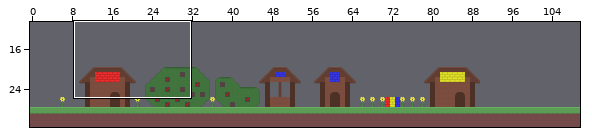
Tiled map, stored at Color Quest/Color Quest/assets/TileMaps/Tutorial.tmx. Above, an overview of the earlier version with the close-up marked.
Close-up. Before the edit:
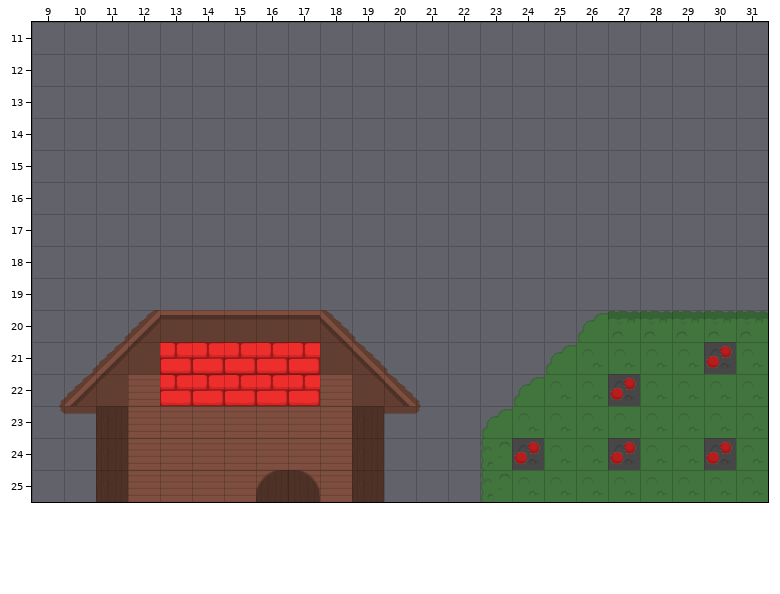
Cells are 32x32 px. Shown: x 9..31, y 11..25. The commit also changed other parts of the map, which this record leaves out.
And afterwards:
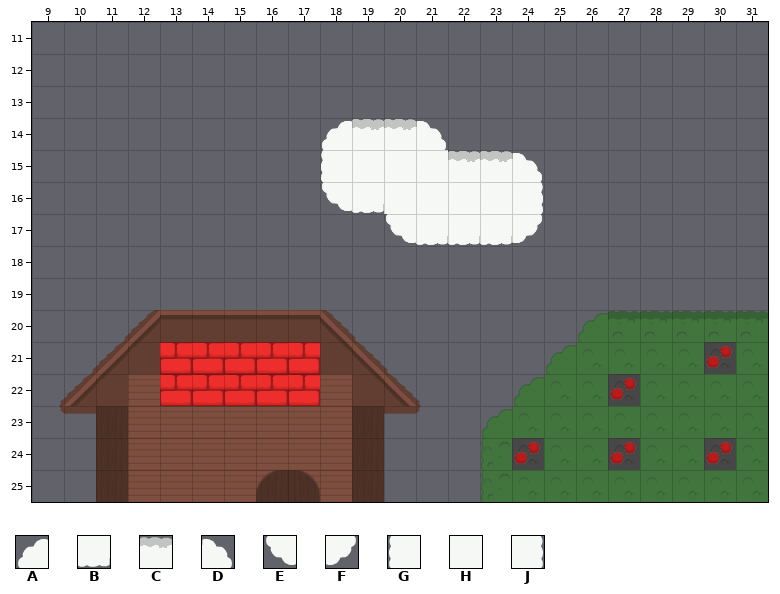
Key: from "color_tiles_2": A 84, B 85 flipped up-down, C 86, D 87, E 88, F 89, G 91, H 92, J 94.
_ is an empty cell.
From old to new:
{"where": "layer \"Ground_1\""}
{"y":14,"x":19,"old":"__","new":"CC"}
{"y":15,"x":22,"old":"__","new":"CC"}
{"where": "layer \"Background_1\""}
{"y":14,"x":18,"old":"____","new":"ACCD"}
{"y":15,"x":18,"old":"_","new":"G"}
{"y":15,"x":22,"old":"___","new":"CCD"}
{"y":16,"x":18,"old":"__","new":"EB"}
{"y":16,"x":24,"old":"_","new":"J"}
{"y":17,"x":20,"old":"_____","new":"EBBBF"}
{"where": "layer \"Ground_0\""}
{"y":14,"x":19,"old":"__","new":"CC"}
{"y":15,"x":22,"old":"__","new":"CC"}
{"where": "layer \"Background_0\""}
{"y":14,"x":18,"old":"____","new":"ACCD"}
{"y":15,"x":18,"old":"_______","new":"GHHHCCD"}
{"y":16,"x":18,"old":"_______","new":"EBHHHHJ"}
{"y":17,"x":20,"old":"_____","new":"EBBBF"}
{"label":"added","picture_box":[321,119,543,245]}
